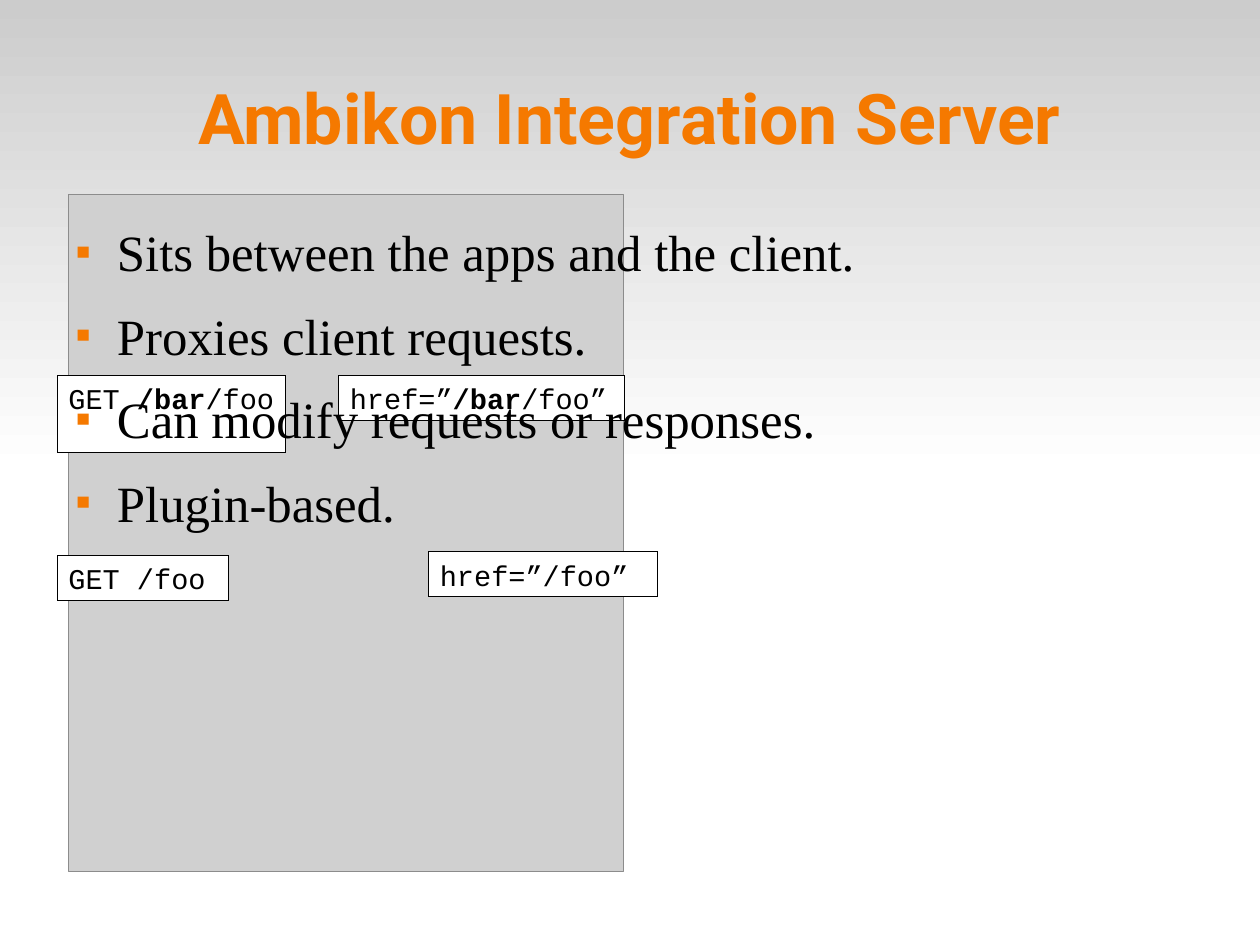
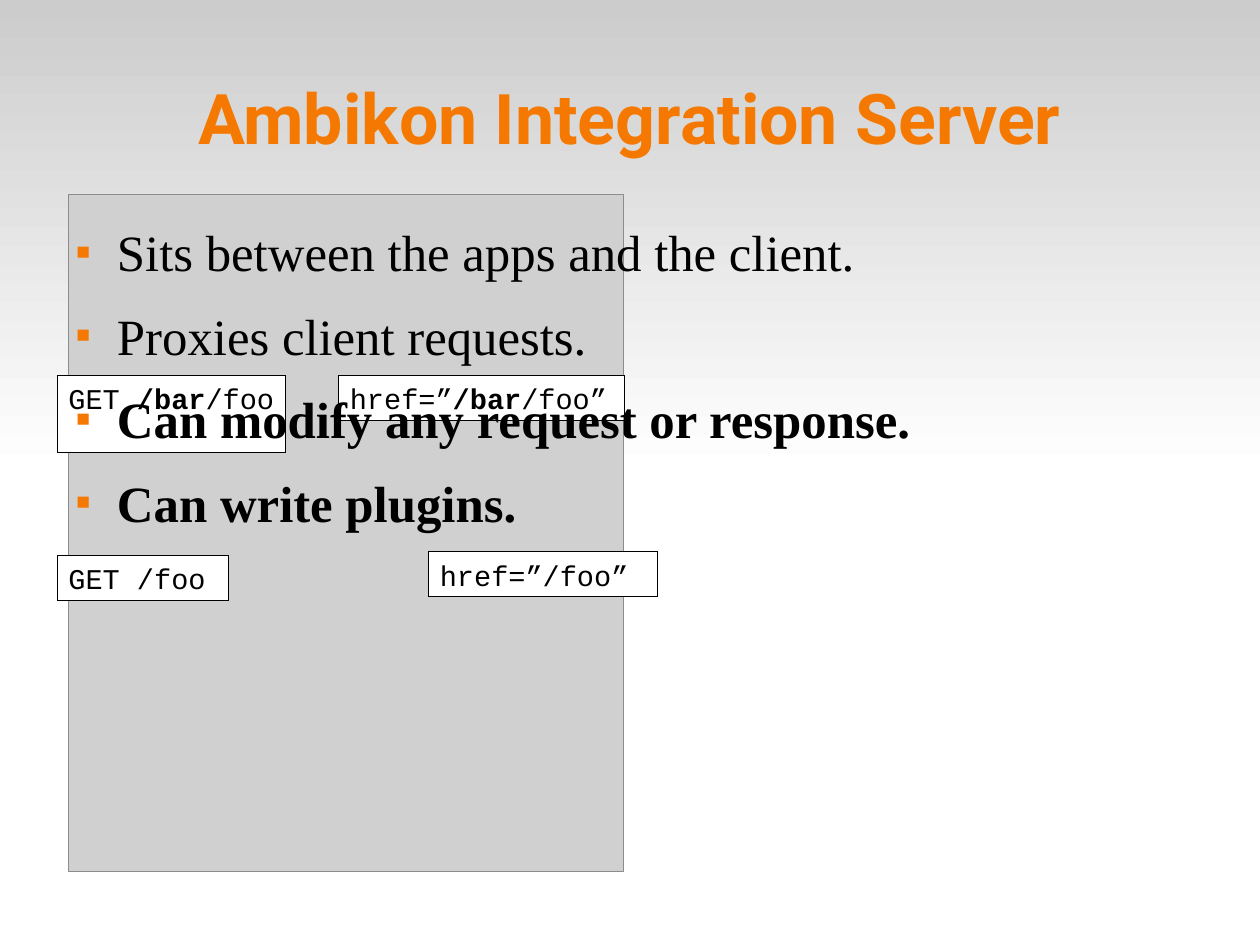
Before and after one commit to solgenomics/Ambikon, a slide deck: slide 12 of doc/presentations/ambikon_intro.odp (slide 11 before the commit). Drawn at 1260x945 pixels with LibreOffice and Linux fonts; fonts in the diff are those of the drawing; grey boxes stand for pictures. Boxes give left, top, right and bottom in pixels: in the first picture for what was removed or moved away, otherwise in the second. Text is boxed around its words. In the diff, an @@ line names an element or a change of style, - is before the commit and + after.

Commit message:
ambikon intro talk slides in fairly good shape

```diff
--- a/doc/presentations/ambikon_intro.odp
+++ b/doc/presentations/ambikon_intro.odp
@@ text at bbox=[117, 399, 910, 532]: text changed; bold on @@
-■ Can modify requests or responses.
-■ Plugin-based.
+■ Can modify any request or response.
+■ Can write plugins.
```
Also in this commit, not shown: 10 other slides changed, 1 slide added, 1 slide removed.
